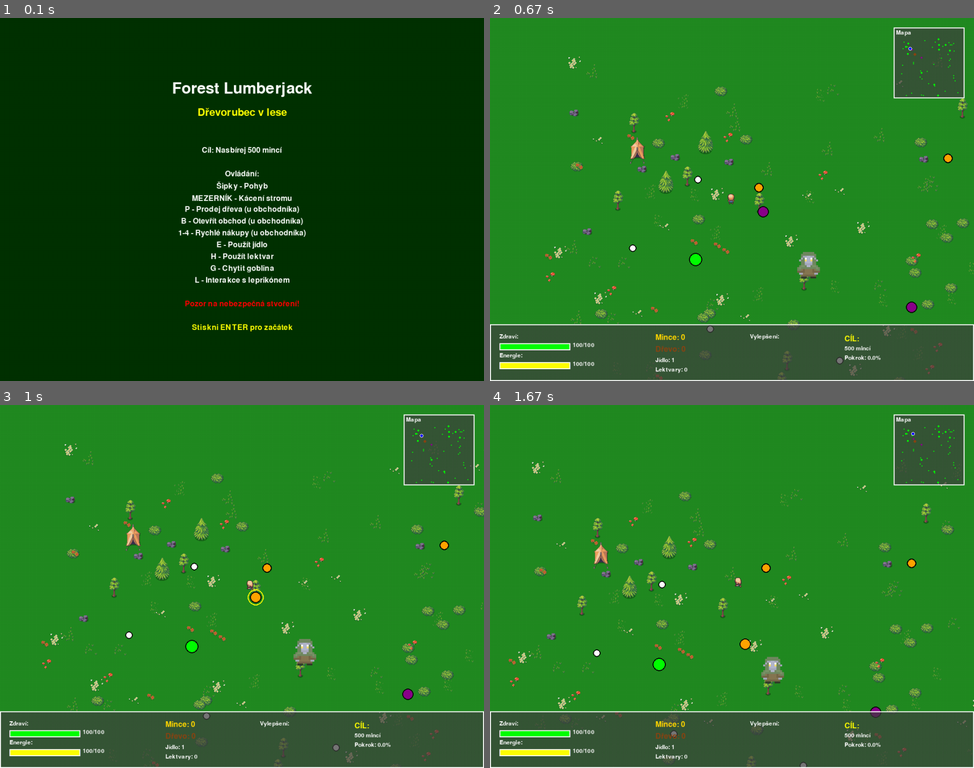
Above: before the commit, frames 1-4 (two rows, left to right).
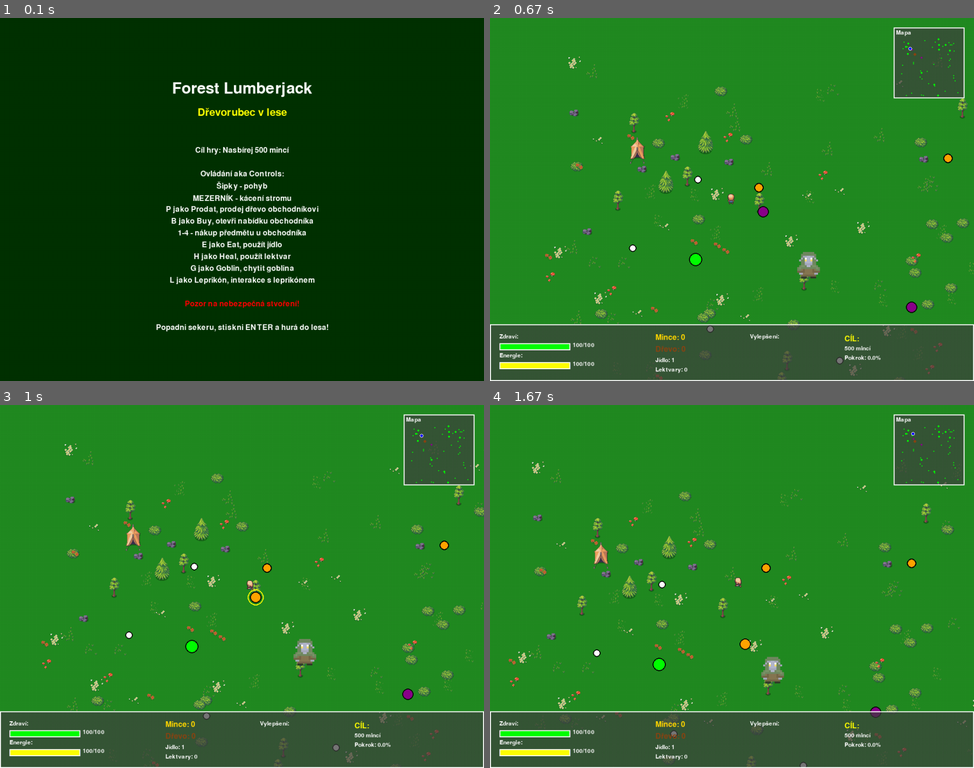
Above: after the commit, the same moments.

Repository: prank2106/pygame_workshop
Game: pygame game, started from launch_game.py
The game is run twice, just before and just after one commit, with the same random seed, the same clock (stepped at 60 frames per second) and the same inputs.
Inputs:
- Up to frame 1 (0.1 s): type "1 (at the terminal prompt)" at 0 s; type "1 (at the terminal prompt)" at 0 s
- Up to frame 2 (0.67 s): tap Enter at 0.33 s
- Up to frame 3 (1 s): hold Right from 0.67 s (still down)
- Up to frame 4 (1.67 s): release Right at 1.13 s; hold Up 1.17-1.47 s; hold Right from 1.5 s (still down)

The runs differ from the first frame. In frame 1, 3.1% of the frame differs, in the area x 32-68%, y 35-87%; in frame 2, nothing differs; in frame 3, nothing differs; in frame 4, nothing differs.

Commit message:
text_edit

Diff:
--- a/main.py
+++ b/main.py
@@ -200,23 +200,23 @@
 
         # Instrukce
         instructions = [
-            f"Cíl: Nasbírej {self.target_coins} mincí",
+    f"Cíl hry: Nasbírej {self.target_coins} mincí",
             "",
-            "Ovládání:",
-            "Šipky - Pohyb",
-            "MEZERNÍK - Kácení stromu",
-            "P - Prodej dřeva (u obchodníka)",
-            "B - Otevřít obchod (u obchodníka)",
-            "1-4 - Rychlé nákupy (u obchodníka)",
-            "E - Použít jídlo",
-            "H - Použít lektvar",
-            "G - Chytit goblina",
-            "L - Interakce s leprikónem",
+            "Ovládání aka Controls:",
+            "Šipky - pohyb",
+            "MEZERNÍK - kácení stromu",
+            "P jako Prodat, prodej dřevo obchodníkovi",
+            "B jako Buy, otevři nabídku obchodníka",
+            "1-4 - nákup předmětu u obchodníka",
+            "E jako Eat, použít jídlo",
+            "H jako Heal, použít lektvar",
+            "G jako Goblin, chytit goblina",
+            "L jako Leprikón, interakce s leprikónem",
             "",
             "Pozor na nebezpečná stvoření!",
             "",
-            "Stiskni ENTER pro začátek"
-        ]
+            "Popadni sekeru, stiskni ENTER a hurá do lesa!",
+]
 
         y_offset = 280
         for instruction in instructions:
